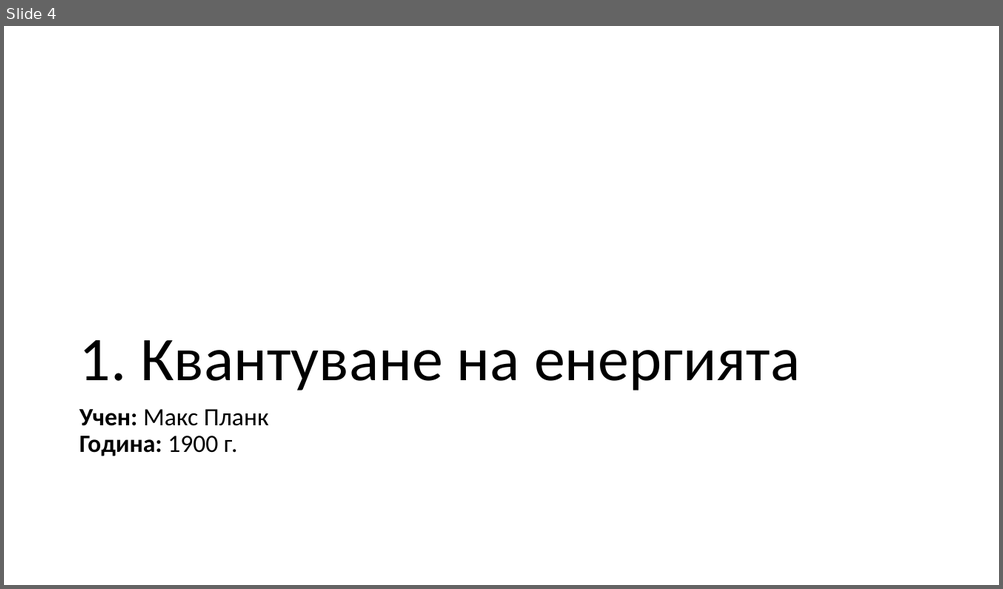
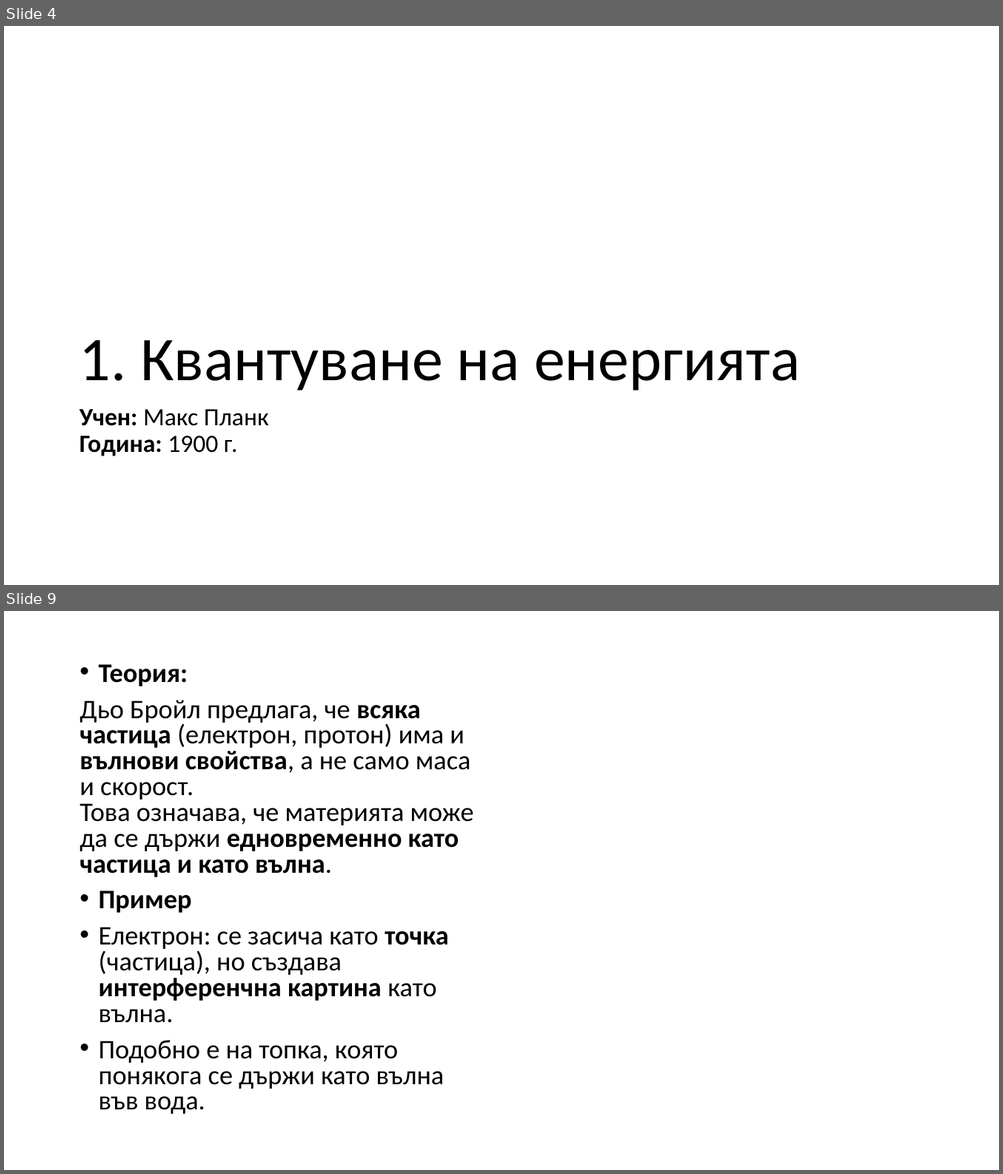
Before and after one commit to LAB5fire/PPQM, a slide deck: kvantova vizika.pptx. Shown one above the other, each under a label of ours: slide 4 before the commit, slides 4 and 9 after it; the slides between them are not shown. The pictures are 1003x589 and 1003x1174 pixels, drawn with LibreOffice and Linux fonts; fonts in the diff are those of the drawing. Boxes give left, top, right and bottom in pixels: in the first picture for what was removed or moved away, otherwise in the second. Text is boxed around its words. In the diff, an @@ line names an element or a change of style, - is before the commit and + after.

```diff
--- a/kvantova vizika.pptx
+++ b/kvantova vizika.pptx
@@ slide 9 added at (x1=4, y1=611, x2=999, y2=1170), background #FFFFFF @@
@@ text added at (x1=79, y1=664, x2=474, y2=1114), 25.9 pt, text #000000 @@
+• Теория:
+Дьо Бройл предлага, че всяка частица (електрон, протон) има и вълнови свойства, а не само маса и скорост.
+Това означава, че материята може да се държи едновременно като частица и като вълна.
+• Пример
+• Електрон: се засича като точка (частица), но създава интерференчна картина като вълна.
+• Подобно е на топка, която понякога се държи като вълна във вода.
```
Also in this commit, not shown: 1 slide changed, 3 other slides added.
